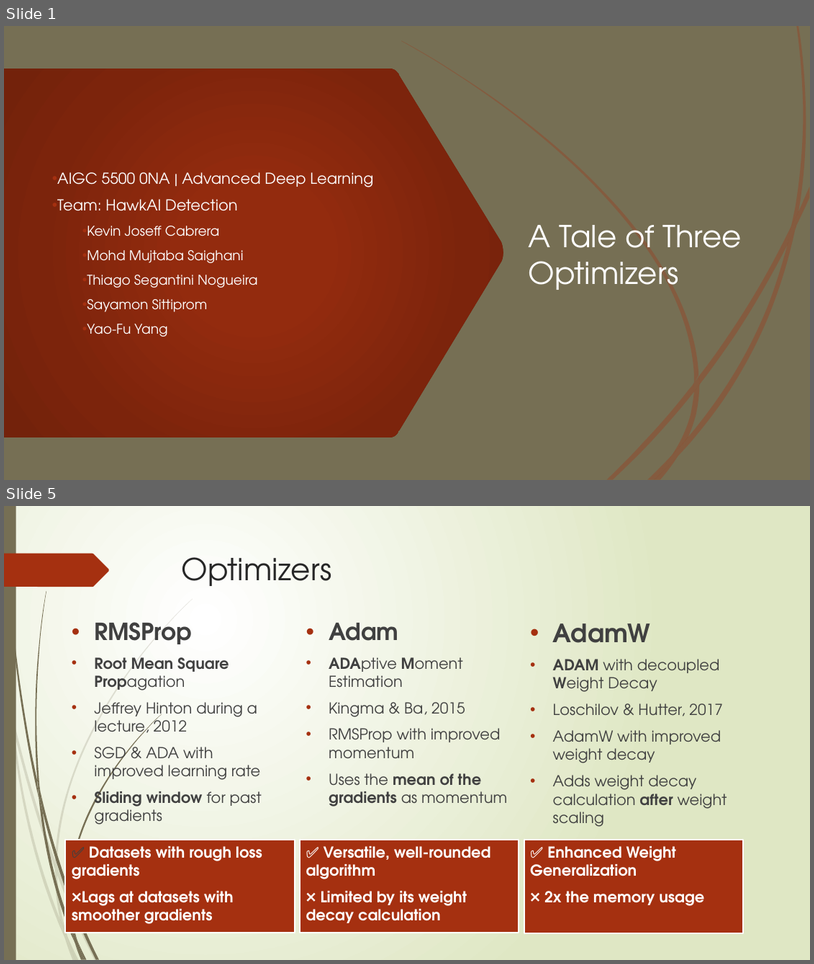
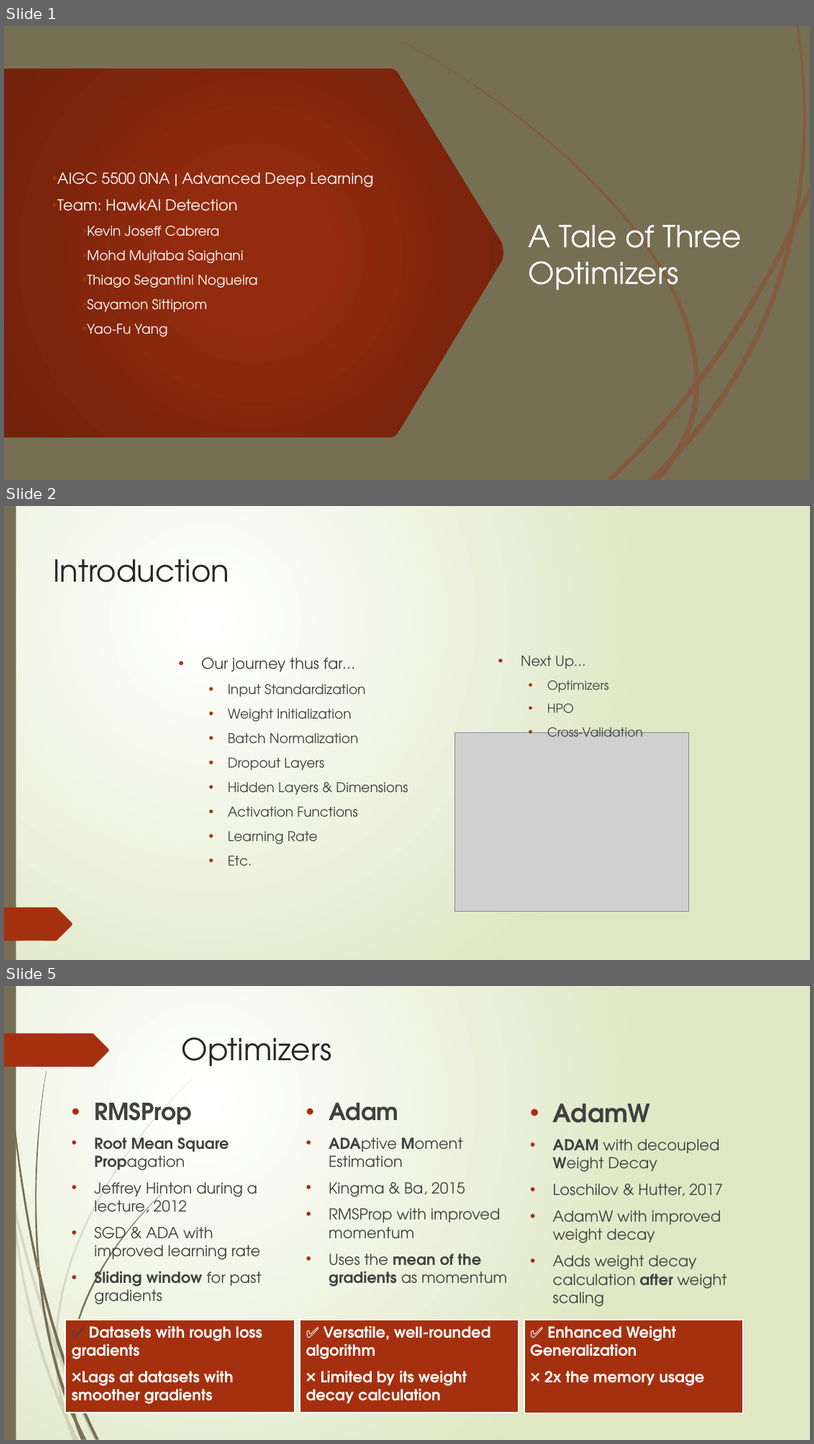
Before and after one commit to yaofu-yang/aigc-5500-midterm-project, a slide deck: slides/midterm-slides.pptx. Shown one above the other, each under a label of ours: slides 1 and 5 before the commit, slides 1, 2 and 5 after it; the slides between them are not shown. The pictures are 814x964 and 814x1444 pixels, drawn with LibreOffice and Linux fonts; fonts in the diff are those of the drawing; grey boxes stand for pictures. Boxes give left, top, right and bottom in pixels: in the first picture for what was removed or moved away, otherwise in the second. Text is boxed around its words. In the diff, an @@ line names an element or a change of style, - is before the commit and + after.

Commit message:
Adds Presentation Slides for Andy
Adds presentation slides for the introduction, Dataset, Model Architecture,
Limitations and Next Steps, References, and Questions.

```diff
--- a/slides/midterm-slides.pptx
+++ b/slides/midterm-slides.pptx
@@ slide 2 added at [4,506,810,960], background gradient #FFFFFF to #DFE8C4; not listed: 22 template elements that a slide beside it also shows @@
@@ rectangle added at [4,506,810,960], fill gradient #FFFFFF to #DFE8C4 @@
@@ rectangle added at [4,506,16,960], fill #766F54 @@
@@ title added at [53,559,229,582], 36 pt, text #262626 @@
+Introduction
@@ text added at [521,655,643,736], 14.8 pt, text #404040 @@
+• Next Up…
+  • Optimizers
+  • HPO
+  • Cross-Validation
@@ text added at [201,657,408,865], 16 pt, text #404040 @@
+• Our journey thus far…
+  • Input Standardization
+  • Weight Initialization
+  • Batch Normalization
+  • Dropout Layers
+  • Hidden Layers & Dimensions
+  • Activation Functions
+  • Learning Rate
+  • Etc.
@@ picture added at [455,733,689,911] @@
@@ freeform shape added at [68,888,70,903], fill #766F54 @@
@@ freeform shape added at [4,907,73,940], fill #A53010 @@
```
Also in this commit, not shown: 2 slides changed, 5 other slides added, 5 slides removed, 1 other file.
